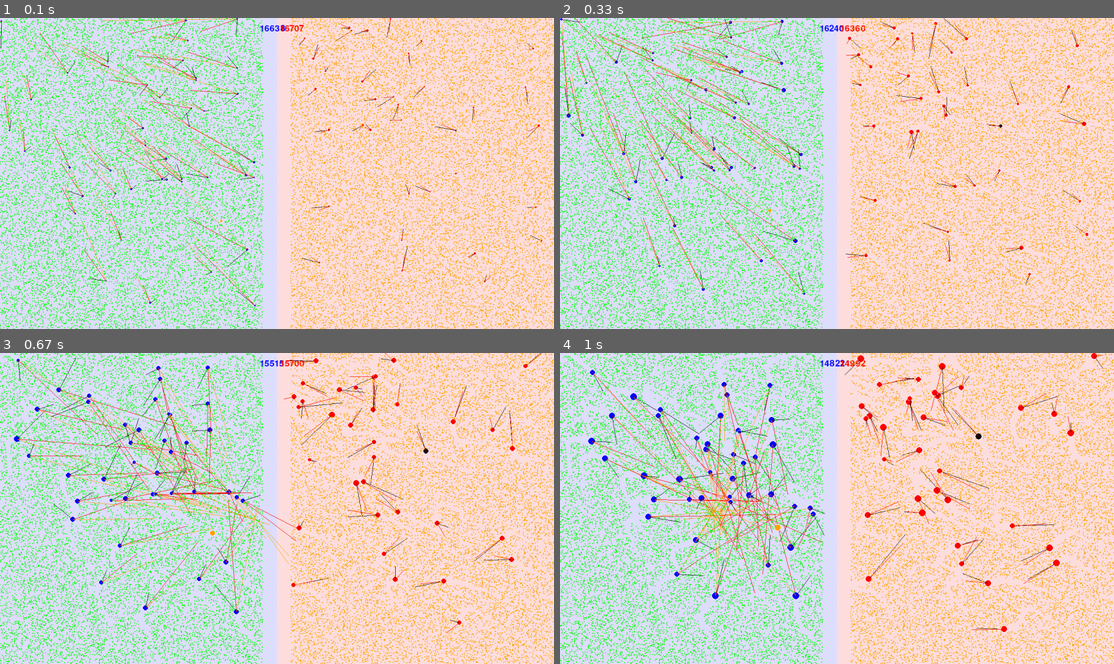
Above: before the commit, frames 1-4 (two rows, left to right).
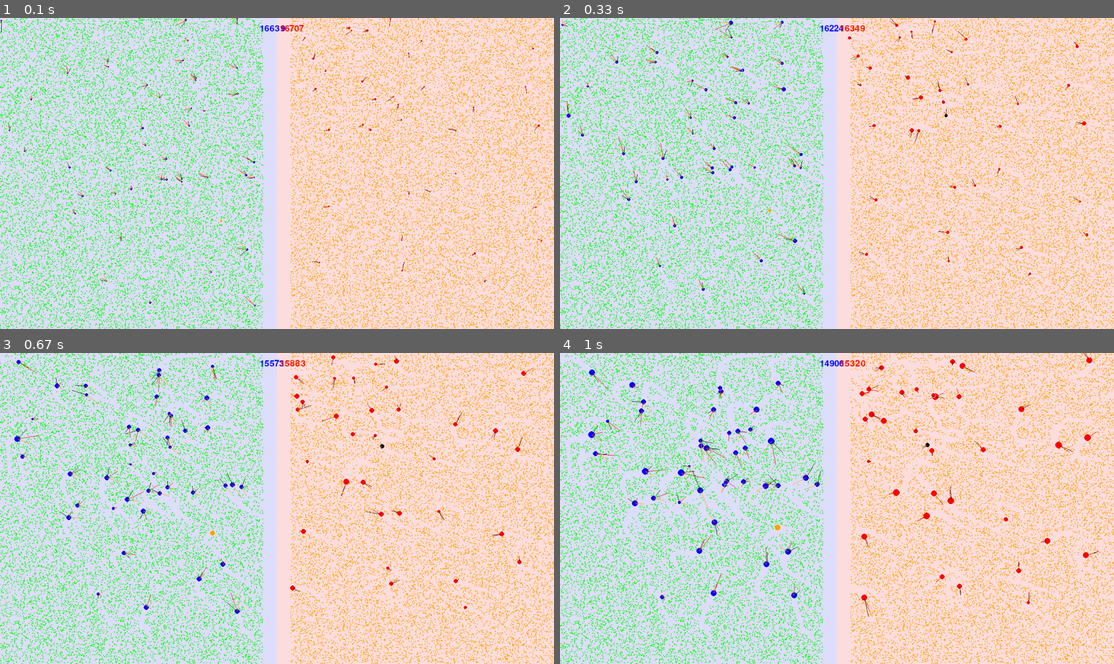
Above: after the commit, the same moments.

Repository: TOEGENT/pygame_project
Game: pygame game, started from main.py
The game is run twice, just before and just after one commit, with the same random seed, the same clock (stepped at 60 frames per second) and the same inputs.
Inputs (mouse positions are in pixels of both pictures, inside the frame that each line leads up to):
- Up to frame 1 (0.1 s): no input
- Up to frame 2 (0.33 s): no input
- Up to frame 3 (0.67 s): move the mouse to (254, 520) at 0.37 s
- Up to frame 4 (1 s): move the mouse to (704, 511) at 0.87 s

The runs differ from the first frame. In frame 1, 2.2% of the frame differs, in the area x 0-98%, y 0-93%; in frame 2, 3.6%; in frame 3, 6.2%; in frame 4, 8.0%, in the area x 0-99%, y 0-90%.

Commit message:
поменял importance_koef

Diff:
--- a/config.py
+++ b/config.py
@@ -13,4 +13,4 @@
 TEAM_BLUE=0
 TEAM_RED=1
 BALL_VIEW_FACTOR=3
-IMPORTANCE_KOEF = 3
+IMPORTANCE_KOEF = 1
